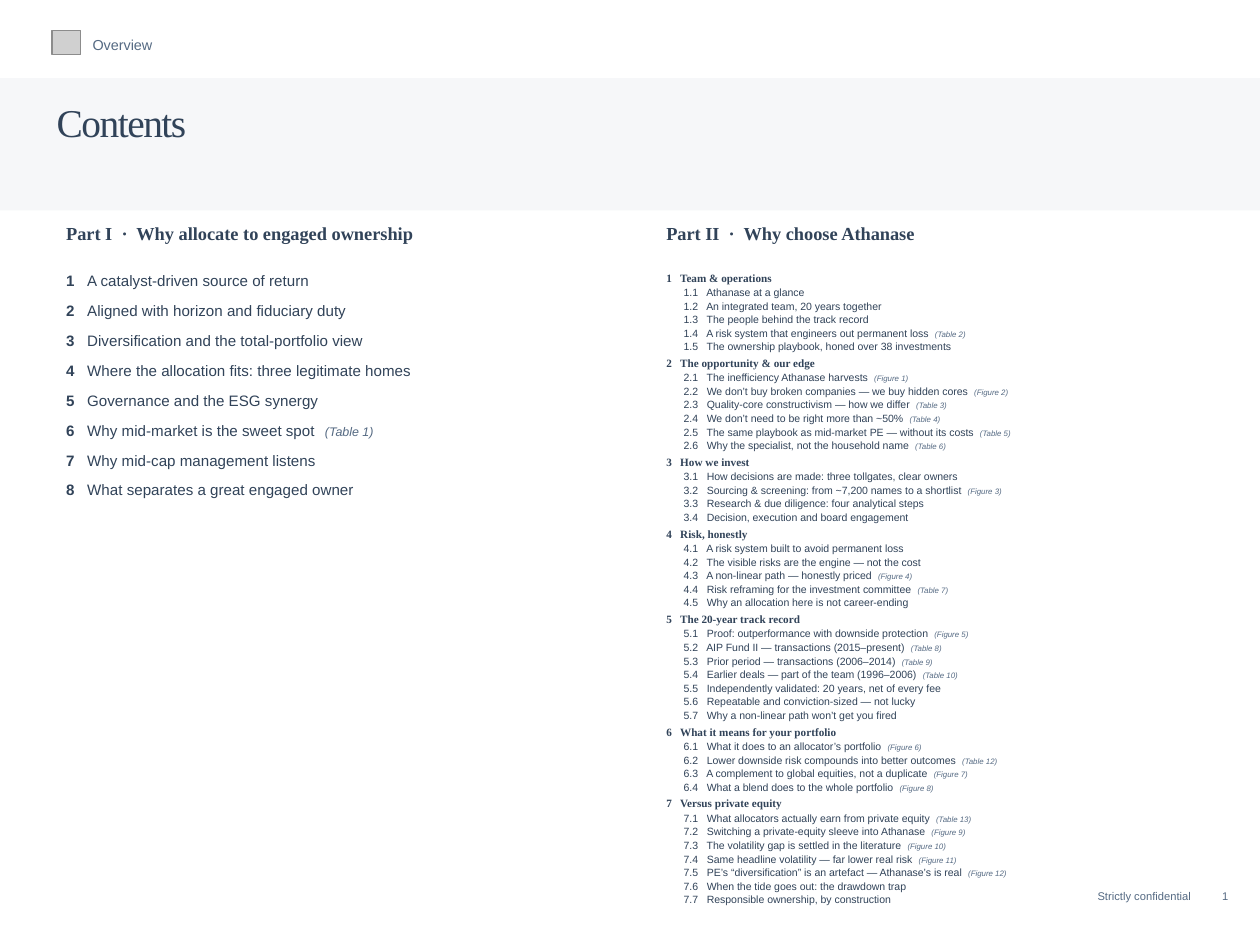
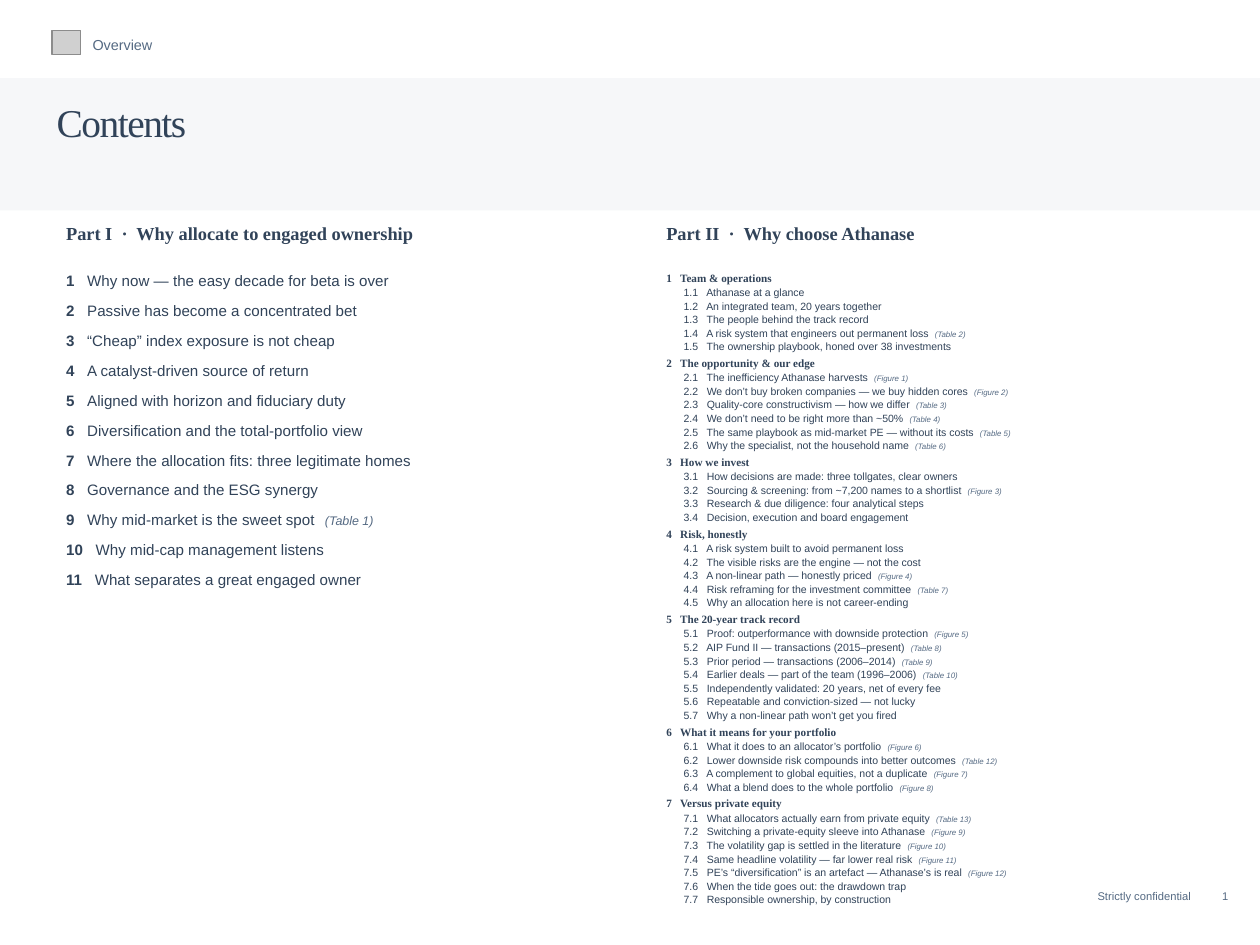
Before and after one commit to charette-lab/Claude, a slide deck: slide 2 of Athanase_Engaged_Ownership_Allocator_Deck.pptx. Drawn at 1260x945 pixels with LibreOffice and Linux fonts; fonts in the diff are those of the drawing; grey boxes stand for pictures. Boxes give left, top, right and bottom in pixels: in the first picture for what was removed or moved away, otherwise in the second. Text is boxed around its words. In the diff, an @@ line names an element or a change of style, - is before the commit and + after.

```diff
--- a/Athanase_Engaged_Ownership_Allocator_Deck.pptx
+++ b/Athanase_Engaged_Ownership_Allocator_Deck.pptx
@@ text at box(66, 275, 411, 588): text changed @@
-1 A catalyst-driven source of return
-2 Aligned with horizon and fiduciary duty
-3 Diversification and the total-portfolio view
-4 Where the allocation fits: three legitimate homes
-5 Governance and the ESG synergy
-6 Why mid-market is the sweet spot (Table 1)
-7 Why mid-cap management listens
-8 What separates a great engaged owner
+1 Why now — the easy decade for beta is over
+2 Passive has become a concentrated bet
+3 “Cheap” index exposure is not cheap
+4 A catalyst-driven source of return
+5 Aligned with horizon and fiduciary duty
+6 Diversification and the total-portfolio view
+7 Where the allocation fits: three legitimate homes
+8 Governance and the ESG synergy
+9 Why mid-market is the sweet spot (Table 1)
+10 Why mid-cap management listens
+11 What separates a great engaged owner
```
Also in this commit, not shown: 58 other slides changed, 3 slides added, 1 other file.
